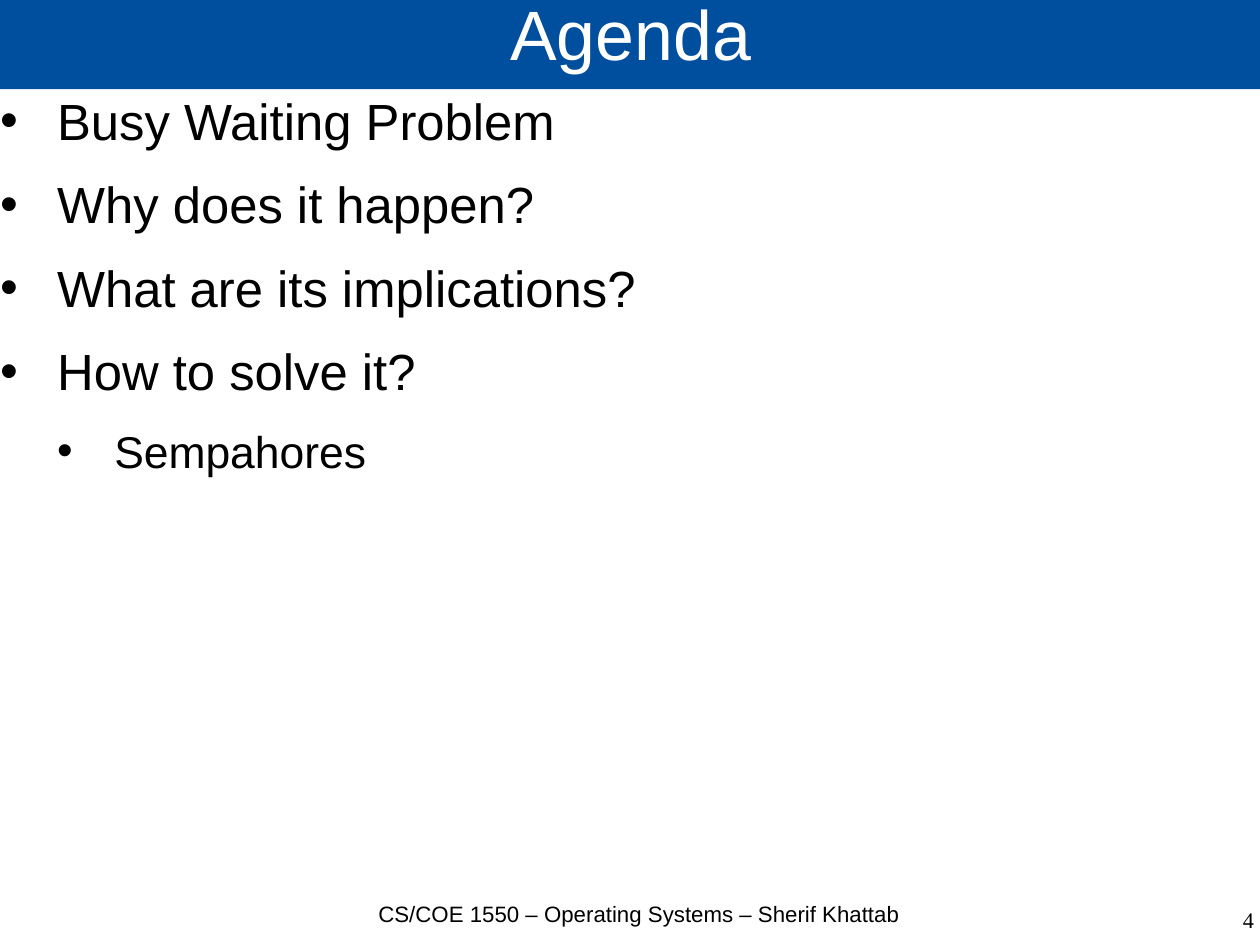
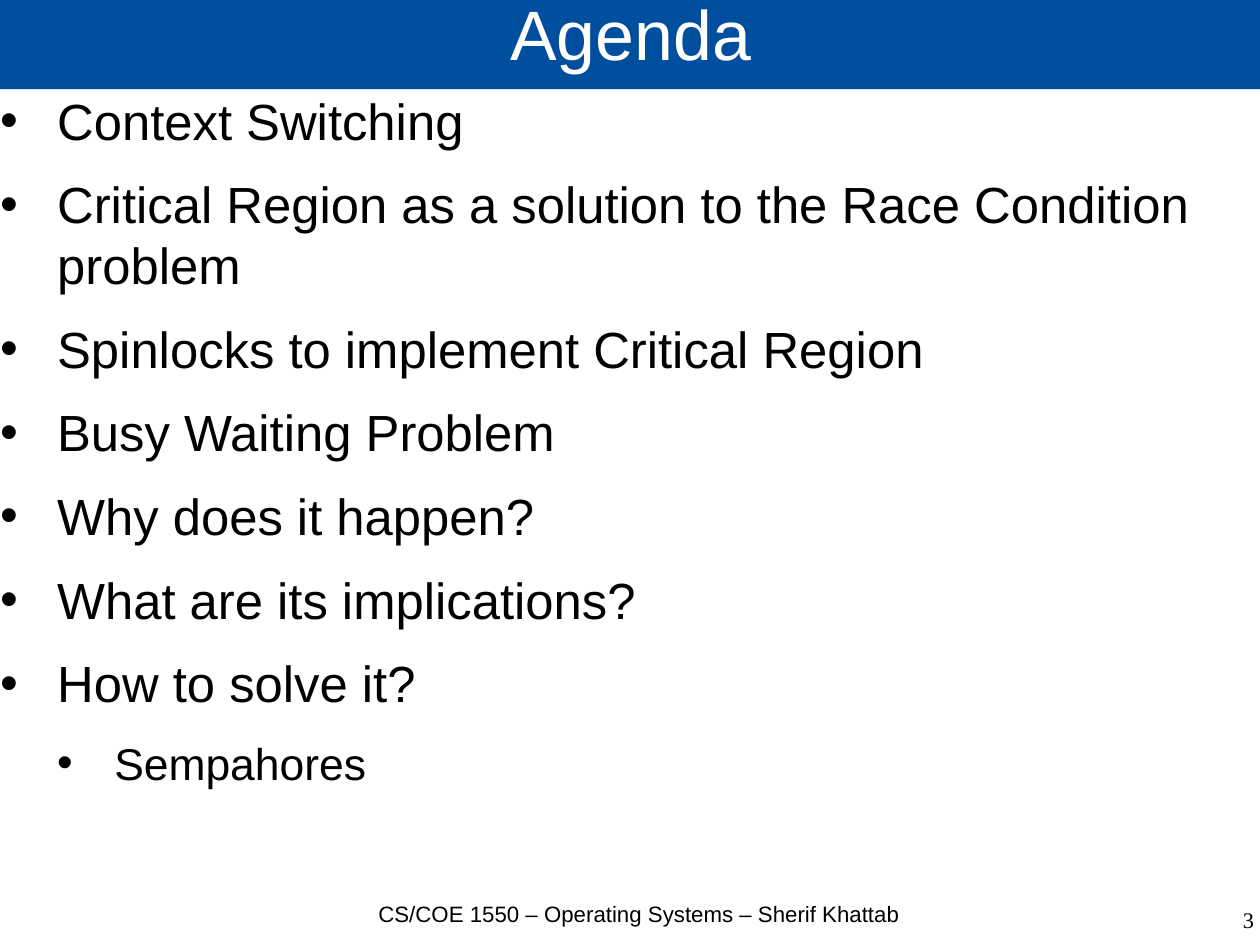
Before and after one commit to cs1550-2244/cs1550-code-handouts, a slide deck: slide 3 of DraftSlides/Lecture3.pptx (slide 4 before the commit). Drawn at 1260x945 pixels with LibreOffice and Linux fonts; fonts in the diff are those of the drawing. Boxes give left, top, right and bottom in pixels: in the first picture for what was removed or moved away, otherwise in the second. Text is boxed around its words. In the diff, an @@ line names an element or a change of style, - is before the commit and + after.

```diff
--- a/DraftSlides/Lecture3.pptx
+++ b/DraftSlides/Lecture3.pptx
@@ text at [57,103,1189,378]: paragraphs added @@
+• Context Switching
+• Critical Region as a solution to the Race Condition problem
+• Spinlocks to implement Critical Region
@@ page number at [1243,913,1254,929]: text changed @@
-4
+3
```
Also in this commit, not shown: 3 other slides changed, 4 slides added, 3 other files.
